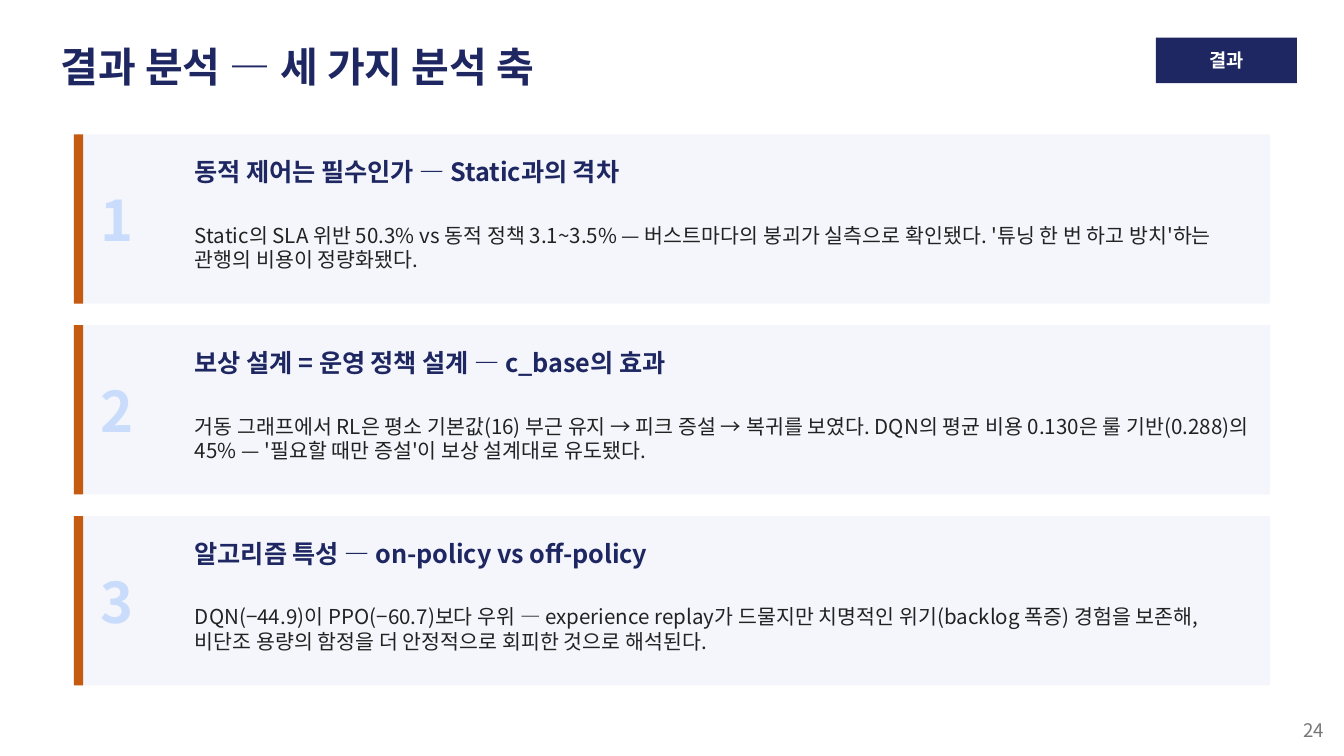
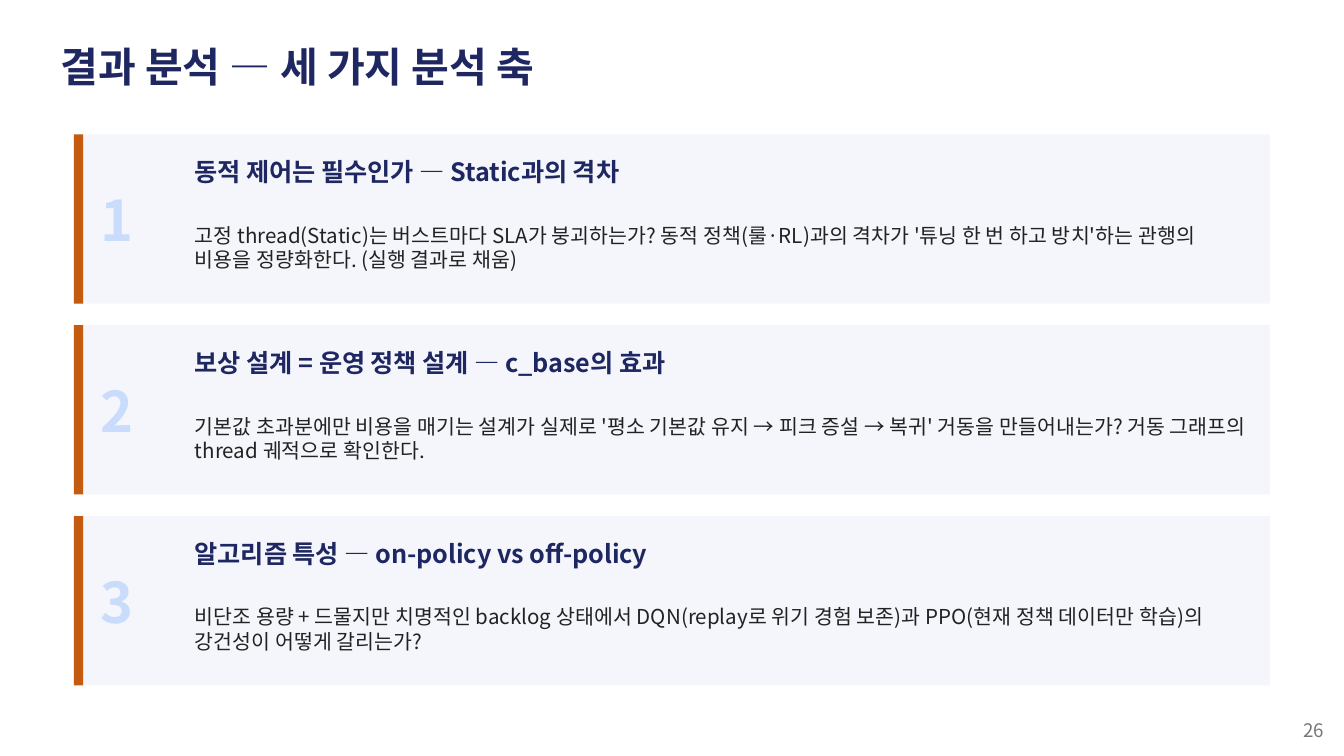
Before and after one commit to zzangdol1029/reinforce, a slide deck: slide 26 of autoscaling-rl/autoscaling_rl_발표.pptx (slide 24 before the commit). Drawn at 1344x756 pixels with LibreOffice and Linux fonts; fonts in the diff are those of the drawing. Boxes give left, top, right and bottom in pixels: in the first picture for what was removed or moved away, otherwise in the second. Text is boxed around its words. In the diff, an @@ line names an element or a change of style, - is before the commit and + after.

```diff
--- a/autoscaling-rl/autoscaling_rl_발표.pptx
+++ b/autoscaling-rl/autoscaling_rl_발표.pptx
@@ rectangle removed at [1156,38,1297,83] @@
@@ text removed at [1209,51,1243,69] @@
-결과
@@ text at [195,226,1195,271]: text changed @@
-Static의 SLA 위반 50.3% vs 동적 정책 3.1~3.5% — 버스트마다의 붕괴가 실측으로 확인됐다. '튜닝 한 번 하고 방치'하는 관행의 비용이 정량화됐다.
+고정 thread(Static)는 버스트마다 SLA가 붕괴하는가? 동적 정책(룰·RL)과의 격차가 '튜닝 한 번 하고 방치'하는 관행의 비용을 정량화한다. (실행 결과로 채움)
@@ text at [195,417,1246,460]: text changed @@
-거동 그래프에서 RL은 평소 기본값(16) 부근 유지 → 피크 증설 → 복귀를 보였다. DQN의 평균 비용 0.130은 룰 기반(0.288)의 45% — '필요할 때만 증설'이 보상 설계대로 유도됐다.
+기본값 초과분에만 비용을 매기는 설계가 실제로 '평소 기본값 유지 → 피크 증설 → 복귀' 거동을 만들어내는가? 거동 그래프의 thread 궤적으로 확인한다.
@@ text at [195,607,1203,651]: text changed @@
-DQN(−44.9)이 PPO(−60.7)보다 우위 — experience replay가 드물지만 치명적인 위기(backlog 폭증) 경험을 보존해, 비단조 용량의 함정을 더 안정적으로 회피한 것으로 해석된다.
+비단조 용량 + 드물지만 치명적인 backlog 상태에서 DQN(replay로 위기 경험 보존)과 PPO(현재 정책 데이터만 학습)의 강건성이 어떻게 갈리는가?
@@ text at [1303,723,1324,737]: text changed @@
-24
+26
```
Also in this commit, not shown: 24 other slides changed, 3 slides added, 1 slide removed, 2 other files.
